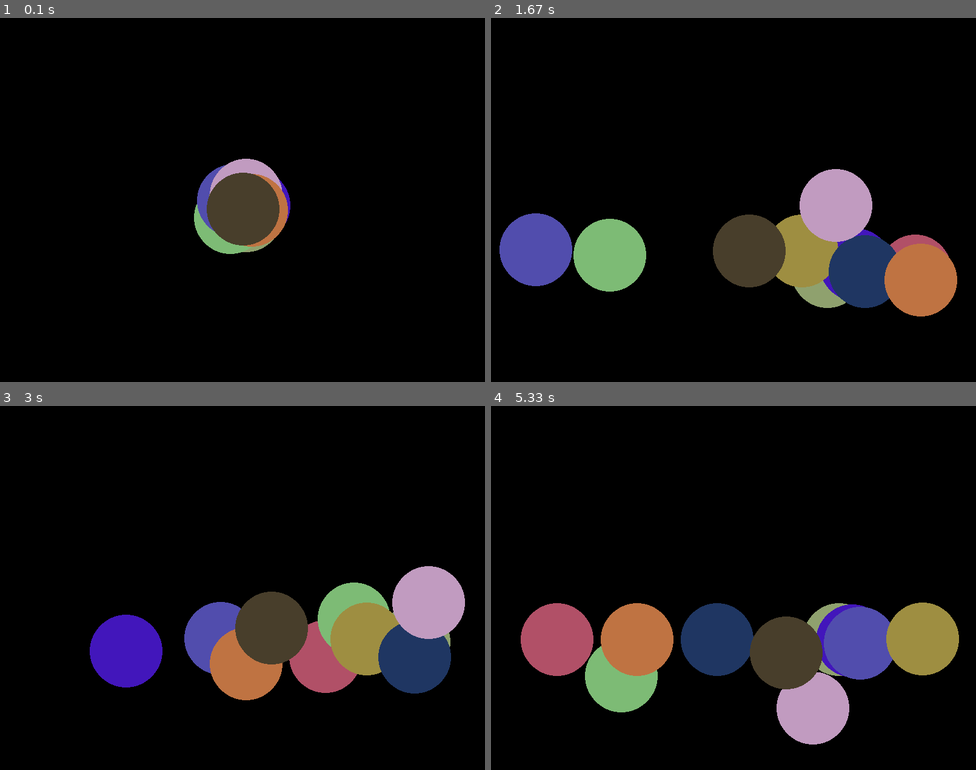
Above: before the commit, frames 1-4 (two rows, left to right).
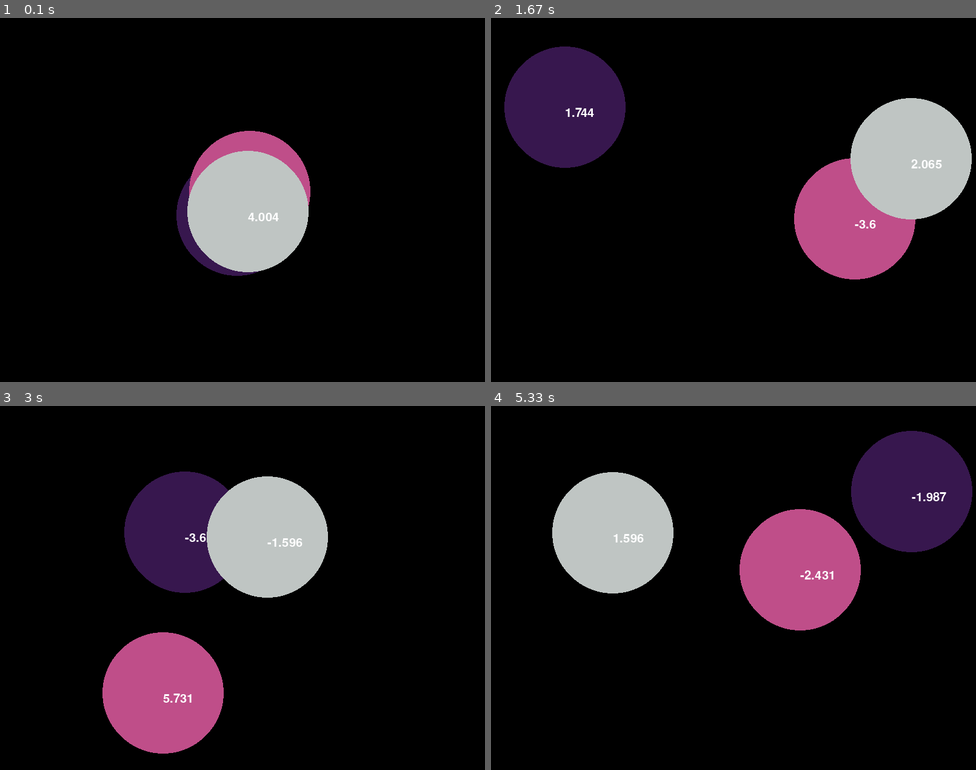
Above: after the commit, the same moments.

Repository: HeatGub/Pygame-playground
Game: pygame game, started from main.py
Two runs of this game, one before a commit and one after it. Both use one fixed random seed, a clock stepped at 60 frames per second and the inputs below.
Inputs:
- Up to frame 1 (0.1 s): no input
- Up to frame 2 (1.67 s): no input
- Up to frame 3 (3 s): no input
- Up to frame 4 (5.33 s): no input

The runs differ from the first frame. In frame 1, 8.6% of the frame differs, in the area x 36-64%, y 31-71%; in frame 2, 30%; in frame 3, 33%; in frame 4, 37%, in the area x 6-100%, y 6-93%.

Commit message:
displaying text on object

Diff:
--- a/functions.py
+++ b/functions.py
@@ -3,6 +3,54 @@
 import numpy as np
 import pygame
 # from main import pygame, SCREEN, WIDTH, HEIGHT, gravity
+
+class Ball:
+    def __init__(self, x, y, velX, velY, radius):
+        self.x = x
+        self.y = y
+        self.velX = velX
+        self.velY = velY
+        self.radius = radius
+        self.title = 'xcd'
+        self.color=[random.randint(20,200),random.randint(20,200),random.randint(20,200)]
+        pygame.font.init() # initialize font display
+        self.font = pygame.font.Font('freesansbold.ttf', int(radius/5))
+
+
+    def update(self):
+        from main import SCREEN, WIDTH, HEIGHT, gravity, dt
+        dt = dt/10 #slow motion
+        self.accY = gravity
+        # self.forceY = gravity #mass later
+        # self.forceX = 0
+        self.y += (self.velY*dt) + (0.5 * self.accY * dt**2)
+        self.x += self.velX * dt
+        self.velY += self.accY * dt
+
+        #bounce off the walls
+        if (self.x - self.radius) <= 0: #LEFT
+            self.x = 0 + self.radius #otherwise falls off the screen
+            self.velX = -self.velX
+        elif (self.x + self.radius) >= WIDTH: #RIGHT
+            self.x = WIDTH - self.radius
+            self.velX = -self.velX
+        if (self.y + self.radius) >= HEIGHT: #BOTTOM
+            self.y = HEIGHT - self.radius
+            self.velY = -self.velY
+        elif (self.y - self.radius) <= 0: #TOP
+            self.y = self.radius
+            self.velY = self.velY
+
+        # if (self.velY) < 0.001:
+        #     print('zero')
+        pygame.draw.circle(SCREEN, self.color, [self.x, self.y], self.radius)
+
+        img = self.font.render(str(round(self.velY,3)), True, 'white') #render text
+        SCREEN.blit(img, ((self.x,self.y)))
+
+
+
+
 
 class SimplePendulum:
     def __init__(self, pivotX, pivotY, len, angle):
@@ -15,7 +63,7 @@
         self.angAcc = 0
 
     def update(self):
-        from main import SCREEN, WIDTH, HEIGHT, gravity
+        from main import SCREEN, WIDTH, HEIGHT, gravity, dt
 
         self.force = gravity * np.sin(self.angle)
         self.angAcc = (-1 * self.force) / self.len
@@ -27,41 +75,3 @@
 
         pygame.draw.line(SCREEN, 'white', (self.pivotX, self.pivotY), (x, y), int(self.len/100))
         pygame.draw.circle(SCREEN, self.circleColor, [x, y], self.len/10)
-
-class Ball:
-    def __init__(self, x, y, velX, velY, radius):
-        self.x = x
-        self.y = y
-        self.velX = velX
-        self.velY = velY
-        self.radius = radius
-        self.title = 'xcd'
-        self.color=[random.randint(20,200),random.randint(20,200),random.randint(20,200)]
-
-    def update(self):
-        from main import SCREEN, WIDTH, HEIGHT, gravity
-        # self.forceY = gravity #mass later
-        # self.forceX = 0
-        self.accY = gravity #slow them down for now/
-        self.velY += self.accY
-        self.y += self.velY
-        self.x += self.velX
-
-        #bounce off the walls
-        if (self.x - self.radius) <= 0: #LEFT
-            self.x = 0 + self.radius #otherwise falls off the screen
-            self.velX = -self.velX
-        elif (self.x + self.radius) >= WIDTH: #RIGHT
-            self.x = WIDTH - self.radius
-            self.velX = -self.velX
-        if (self.y + self.radius) >= HEIGHT: #BOTTOM
-            self.y = HEIGHT - self.radius
-            self.velY = -self.velY
-        elif (self.y - self.radius) <= 0: #TOP
-            self.y = 0 + self.radius
-            self.velY = -self.velY
-
-        #img = font.render("Hello", True, 'white')
-        #SCREEN.blit(img, ((SCREEN.get_width() - img.get_width())/2, (SCREEN.get_height() - img.get_height())/2))
-
-        pygame.draw.circle(SCREEN, self.color, [self.x, self.y], self.radius)
--- a/main.py
+++ b/main.py
@@ -4,15 +4,14 @@
 import functions
 
 pygame.init()
-pygame.font.init()
+
 WIDTH = 800
 HEIGHT = 600
 SCREEN = pygame.display.set_mode([WIDTH, HEIGHT], pygame.RESIZABLE)
 pygame.display.set_caption('Pygame Window')
-#font = pygame.font.Font('freesansbold.ttf', 20)
 clock = pygame.time.Clock()
 FPS = 60
-gravity = 1
+gravity = 0.07
 
 # pendulums = []
 # for i in range(5):
@@ -21,11 +20,10 @@
 
 balls = []
 ballsSpeed = 10
-ballSize = HEIGHT/10
-for i in range(10):
-    b = functions.Ball(WIDTH/2,HEIGHT/2, -ballsSpeed/2+ballsSpeed*random.random(),-ballsSpeed/2+ballsSpeed*random.random(), ballSize)
+ballSize = HEIGHT/6
+for i in range(3):
+    b = functions.Ball(WIDTH/2,HEIGHT/2, -ballsSpeed/4+ballsSpeed/2*random.random(),-ballsSpeed/2+ballsSpeed*random.random(), ballSize)
     balls.append(b)
-
 
 def drawWindow():
     SCREEN.fill('black')
@@ -37,24 +35,29 @@
     #     pendulum.update()
     pygame.display.flip() #redraws whole screen
 
+dt = 0
 def gameLoop():
+    global dt # to pass it to the module
     run = True
-
     while run:
+        last_tick = pygame.time.get_ticks()
         clock.tick(FPS) #controls framerate
         drawWindow()
+
         #event handling
         for event in pygame.event.get():
             if event.type == pygame.QUIT:
                 run = False
+
             # update screen parameters on window resize
             if event.type == pygame.VIDEORESIZE:
-                global WIDTH
-                global HEIGHT
-                global SCREEN
+                global WIDTH, HEIGHT, SCREEN
                 WIDTH = event.w
                 HEIGHT = event.h
                 SCREEN = pygame.display.set_mode((WIDTH, HEIGHT), pygame.RESIZABLE)
+
+        dt = pygame.time.get_ticks() - last_tick # time delta
+
     pygame.quit()
 
 if __name__ == gameLoop(): # Execute Code When the File Runs as a Script, but Not When It's Imported as a Module
